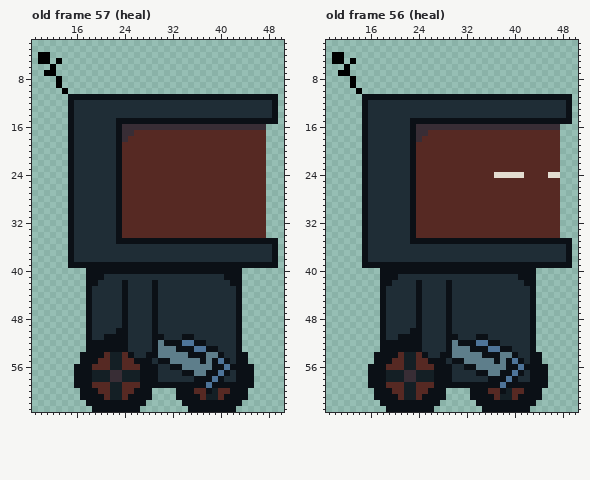
Pixel-art file, stored at assets/player_v3.aseprite. Above is the file before it was changed.
64x64 pixels, 93 frames. Shown: old frame 57 (heal): x 9..50, y 2..63; old frame 56 (heal): x 9..50, y 2..63. The commit also changed other frames, which this record leaves out.
After the commit:
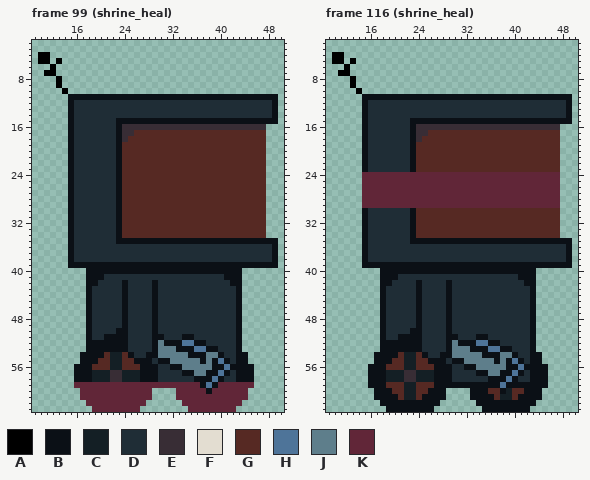
Palette (. is transparent): A #000000  B #0b1016  C #141f25  D #1f2d36  E #382d35  F #e3ddd1  G #562923  H #4e7499  J #5e7e8b  K #612638
A new or re-ordered frame is compared with the old frame closest to it.
Diff:
frames 93 -> 128
--- frame 99 (shrine_heal) is new; against old frame 57 (heal), layer "Nanites"
@@ x 9..50 @@
 58 .......BBBCCCEECCCBBBDDDDDDBBBHBDDBBB.....
-59 .......BBBGGGCCGGGBBBBBBBBBBBHBBBBBBB.....
-60 ........BBBGGCCGGBBB....BBBGGBCGGBBB......
-61 ........BBBBGCCGBBBB....BBBBGCCGBBBB......
-62 .........BBBBBBBBBB......BBBBBBBBBB.......
-63 ..........BBBBBBBB........BBBBBBBB........
+59 .......KKKKKKKKKKKKKKKKKKKKKBHBKKKKKK.....
+60 ........KKKKKKKKKKKK....KKKKKBKKKKKK......
+61 ........KKKKKKKKKKKK....KKKKKKKKKKKK......
+62 .........KKKKKKKKKK......KKKKKKKKKK.......
+63 ..........KKKKKKKK........KKKKKKKK........
--- frame 116 (shrine_heal) is new; against old frame 56 (heal), layer "Nanites"
@@ x 9..50 @@
 23 ......BDDDDDDDBGGGGGGGGGGGGGGGGGGGGGGGG...
-24 ......BDDDDDDDBGGGGGGGGGGGGGFFFFFGGGGFF...
-25 ......BDDDDDDDBGGGGGGGGGGGGGGGGGGGGGGGG...
-26 ......BDDDDDDDBGGGGGGGGGGGGGGGGGGGGGGGG...
-27 ......BDDDDDDDBGGGGGGGGGGGGGGGGGGGGGGGG...
-28 ......BDDDDDDDBGGGGGGGGGGGGGGGGGGGGGGGG...
-29 ......BDDDDDDDBGGGGGGGGGGGGGGGGGGGGGGGG...
+24 ......KKKKKKKKKKKKKKKKKKKKKKKKKKKKKKKKK...
+25 ......KKKKKKKKKKKKKKKKKKKKKKKKKKKKKKKKK...
+26 ......KKKKKKKKKKKKKKKKKKKKKKKKKKKKKKKKK...
+27 ......KKKKKKKKKKKKKKKKKKKKKKKKKKKKKKKKK...
+28 ......KKKKKKKKKKKKKKKKKKKKKKKKKKKKKKKKK...
+29 ......KKKKKKKKKKKKKKKKKKKKKKKKKKKKKKKKK...
 30 ......BDDDDDDDBGGGGGGGGGGGGGGGGGGGGGGGG...
